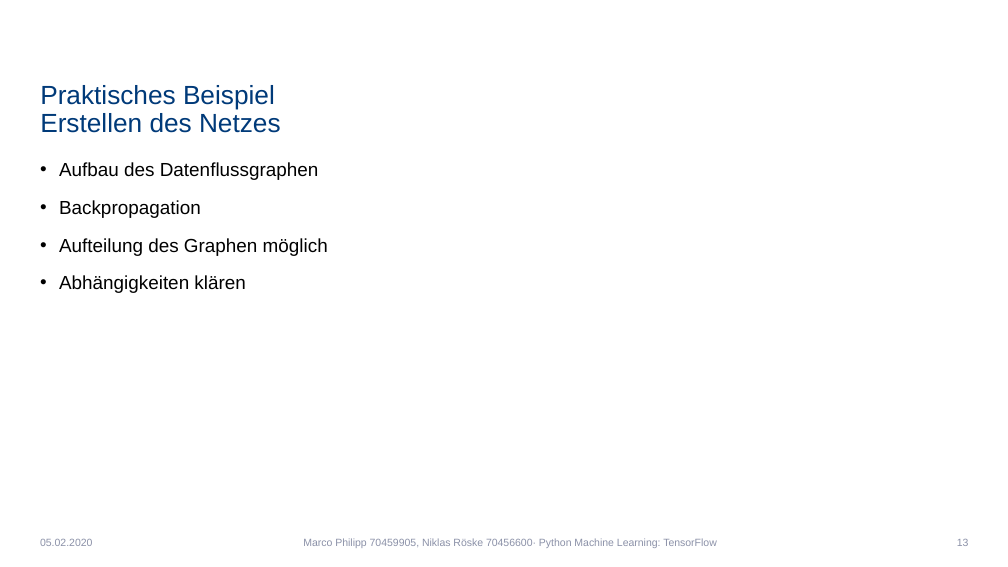
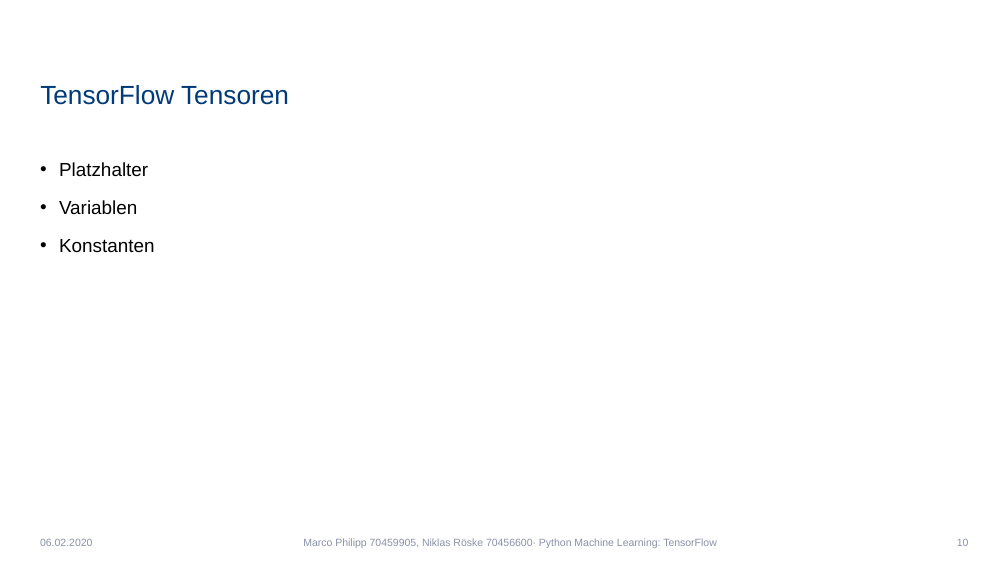
Before and after one commit to Niklas1997Git/Seminar, a slide deck: slide 10 of SeminarPräsentation.pptx (slide 13 before the commit). Drawn at 1008x567 pixels with LibreOffice and Linux fonts; fonts in the diff are those of the drawing; background and template pictures are left out. Boxes give left, top, right and bottom in pixels: in the first picture for what was removed or moved away, otherwise in the second. Text is boxed around its words. In the diff, an @@ line names an element or a change of style, - is before the commit and + after.

```diff
--- a/SeminarPräsentation.pptx
+++ b/SeminarPräsentation.pptx
@@ title at bbox=[40, 85, 289, 105]: text changed @@
-Praktisches Beispiel
-Erstellen des Netzes
+TensorFlow Tensoren
@@ text at bbox=[59, 162, 155, 253]: text changed @@
-• Aufbau des Datenflussgraphen
-• Backpropagation
-• Aufteilung des Graphen möglich
-• Abhängigkeiten klären
+• Platzhalter
+• Variablen
+• Konstanten
@@ page number at bbox=[957, 539, 969, 546]: text changed @@
-13
+10
```
Also in this commit, not shown: 19 other slides changed, 4 slides added.
